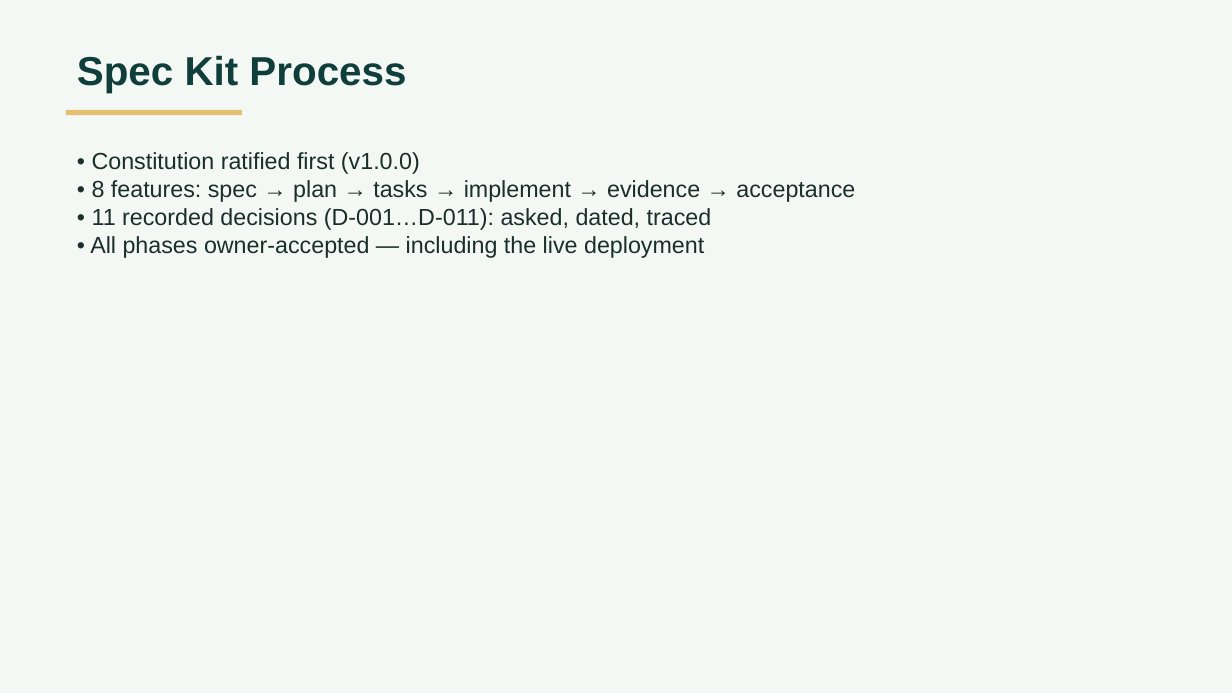
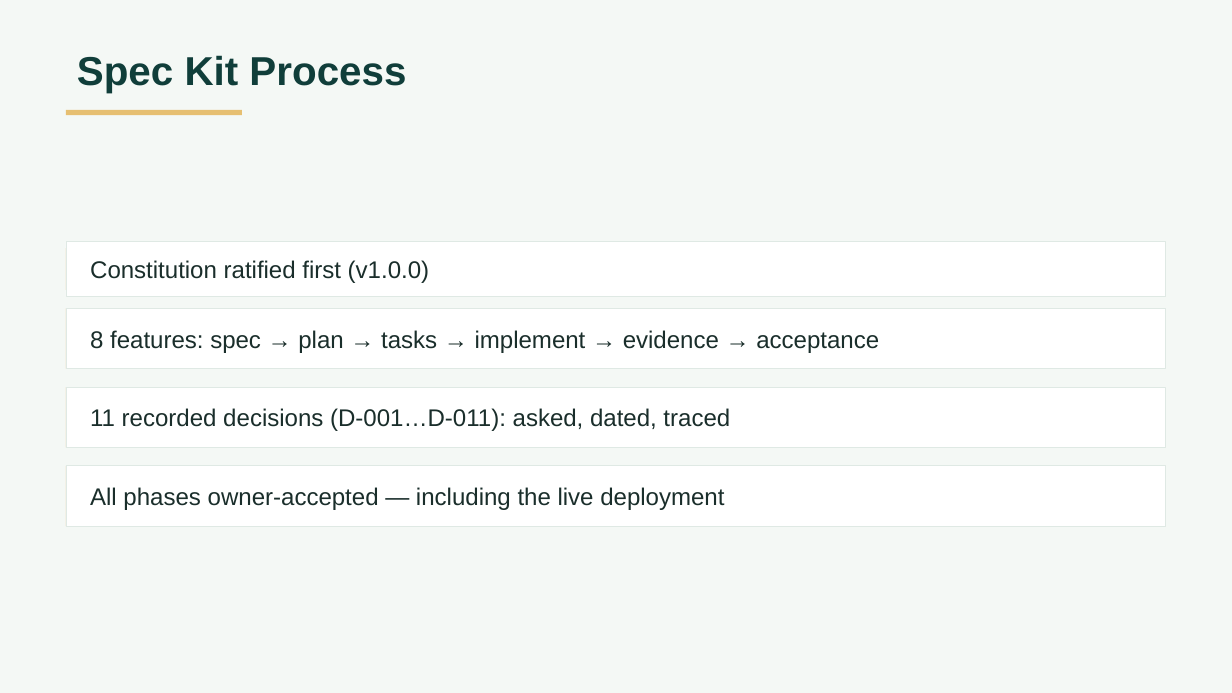
Before and after one commit to Ahmed-Mahdyy/Daimoma, a slide deck: slide 24 of docs/presentation/Daimoma-presentation.pptx (slide 19 before the commit). Drawn at 1232x693 pixels with LibreOffice and Linux fonts; fonts in the diff are those of the drawing. Boxes give left, top, right and bottom in pixels: in the first picture for what was removed or moved away, otherwise in the second. Text is boxed around its words. In the diff, an @@ line names an element or a change of style, - is before the commit and + after.

```diff
--- a/docs/presentation/Daimoma-presentation.pptx
+++ b/docs/presentation/Daimoma-presentation.pptx
@@ text removed at (90, 152, 855, 258) @@
-• Constitution ratified first (v1.0.0)
-• 8 features: spec → plan → tasks → implement → evidence → acceptance
-• 11 recorded decisions (D-001…D-011): asked, dated, traced
-• All phases owner-accepted — including the live deployment
@@ rectangle added at (66, 248, 73, 290), fill #E6BF71 @@
@@ rectangle added at (66, 241, 1166, 296), fill #FFFFFF, outline #DFE9E4 0.57 pt, 15.5 pt, text #1A2E2B @@
+Constitution ratified first (v1.0.0)
@@ rectangle added at (66, 309, 73, 369), fill #E6BF71 @@
@@ rectangle added at (66, 309, 1166, 369), fill #FFFFFF, outline #DFE9E4 0.57 pt, 15.5 pt, text #1A2E2B @@
+8 features: spec → plan → tasks → implement → evidence → acceptance
@@ rectangle added at (66, 387, 73, 447), fill #E6BF71 @@
@@ rectangle added at (66, 387, 1166, 447), fill #FFFFFF, outline #DFE9E4 0.57 pt, 15.5 pt, text #1A2E2B @@
+11 recorded decisions (D-001…D-011): asked, dated, traced
@@ rectangle added at (66, 466, 73, 527), fill #E6BF71 @@
@@ rectangle added at (66, 466, 1166, 527), fill #FFFFFF, outline #DFE9E4 0.57 pt, 15.5 pt, text #1A2E2B @@
+All phases owner-accepted — including the live deployment
```
Also in this commit, not shown: 12 other slides changed, 5 slides added, 2 other files.
